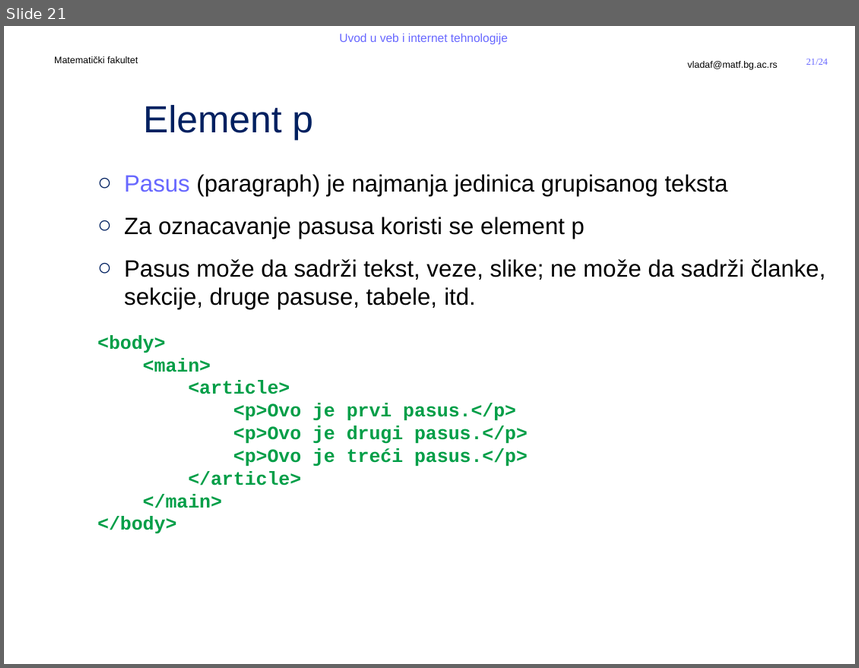
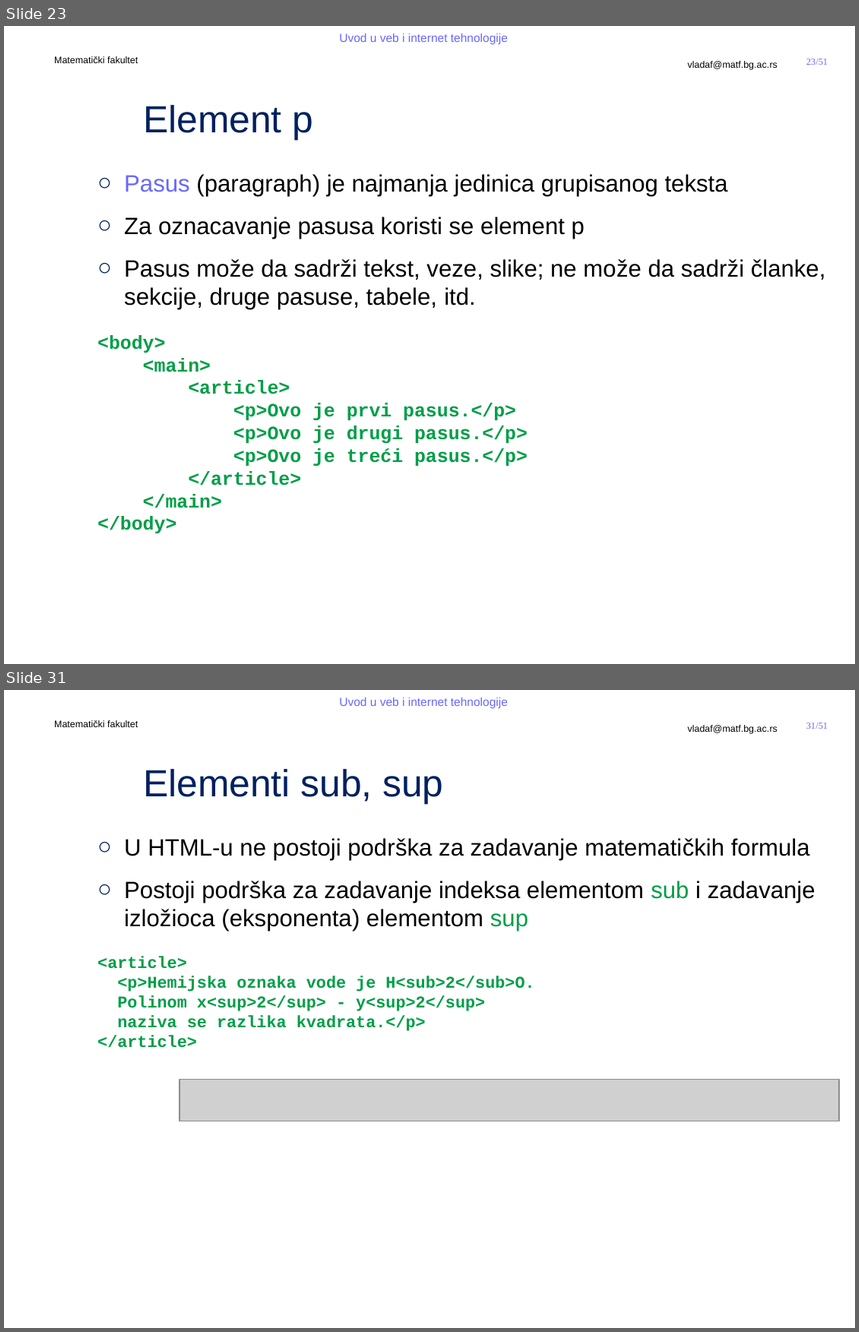
Before and after one commit to MatfUVIT/info, a slide deck: predavanja/prezentacije/UVIT03-01-HTML 5.pptx. Shown one above the other, each under a label of ours: slide 21 before the commit, slides 23 and 31 after it; the slides between them are not shown. The pictures are 859x668 and 859x1332 pixels, drawn with LibreOffice and Linux fonts; fonts in the diff are those of the drawing; grey boxes stand for pictures; background and template pictures are left out. Boxes give left, top, right and bottom in pixels: in the first picture for what was removed or moved away, otherwise in the second. Text is boxed around its words. In the diff, an @@ line names an element or a change of style, - is before the commit and + after.

```diff
--- a/predavanja/prezentacije/UVIT03-01-HTML 5.pptx
+++ b/predavanja/prezentacije/UVIT03-01-HTML 5.pptx
@@ slide 31 added at (4,690,855,1328), background #FFFFFF; not listed: 5 template elements that a slide beside it also shows @@
@@ title added at (143,769,443,804), 32 pt, text #002060 @@
+Elementi sub, sup
@@ text added at (97,838,816,1048), 20 pt, text #000000 @@
+  ○ U HTML-u ne postoji podrška za zadavanje matematičkih formula
+  ○ Postoji podrška za zadavanje indeksa elementom sub i zadavanje izložioca (eksponenta) elementom sup
+  <article>
+  <p>Hemijska oznaka vode je H<sub>2</sub>O.
+  Polinom x<sup>2</sup> - y<sup>2</sup>
+  naziva se razlika kvadrata.</p>
+  </article>
@@ picture added at (180,1080,839,1122) @@
@@ what was slide 21 is now slide 23 @@
@@ page number at (807,59,828,65): text changed @@
-21/24
+23/51
```
Also in this commit, not shown: 1 slide changed, 27 other slides added, 1 slide removed, 3 other files.
